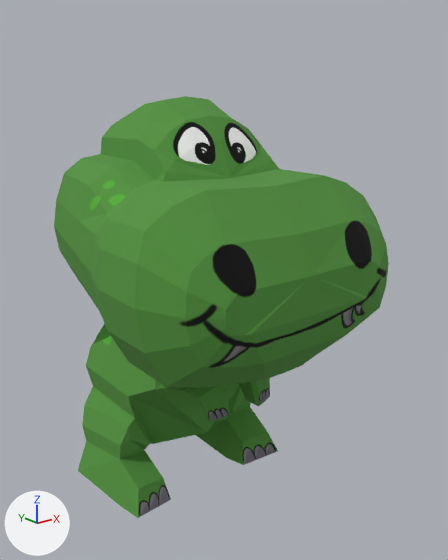
What one commit did to the Blender file gfx_src/3D_models/trex.blend.
Before and after are seen from a 50 mm camera at (-1.36, -2.0, 1.59) aimed at (0.05, -0.24, 0.89). The axes (+X, +Y, +Z) are drawn at lower left. The lights are the same throughout.

The first picture shows 'Trex'.
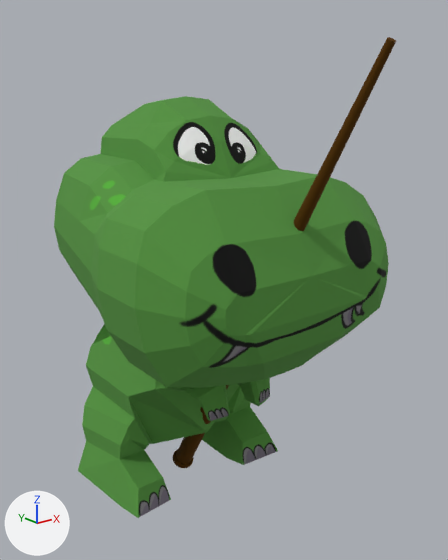
Where the change shows, as pixel boxes (x1, y1, x2, y2) in the pictures (448 x 560 px):
```json
{"object": "FishingRot", "change": "added", "after": [173, 37, 396, 468]}
```

Scene script edits in JSON lines:
```json
{"op": "add", "block": "mat_fishing_rot", "code": ["mat_fishing_rot = principled_material('Fishing Rot')", "mat_fishing_rot.base_color = (0.126, 0.0481, 0.0)  # brown #633e00", "mat_fishing_rot.metallic = 0.568", "mat_fishing_rot.roughness = 0.85", "mat_fishing_rot.specular_ior_level = 0.377"]}
{"op": "add", "block": "me_cylinder_001", "code": ["me_cylinder_001 = bpy.data.meshes.new('Cylinder.001')", "me_cylinder_001.from_pydata(...)  # 416 vertices, 386 faces; spans x -0.24..0.25, y -5.08..0.21, z -0.11..9.06", "me_cylinder_001.materials.append(mat_fishing_rot)  # brown #633e00"]}
{"op": "add", "block": "col_fishingrot", "code": ["col_fishingrot = bpy.data.collections.new('FishingRot')", "col_fishingrot.objects.link(ob_fishingrot_001)"]}
{"op": "add", "block": "ob_fishingrot", "code": ["ob_fishingrot = bpy.data.objects.new('FishingRot', None)", "ob_fishingrot.location = (0.0, 0.0, 0.0)", "ob_fishingrot.instance_type = 'COLLECTION'", "ob_fishingrot.instance_collection = col_fishingrot"]}
{"op": "add", "block": "ob_fishingrot_001", "code": ["ob_fishingrot_001 = bpy.data.objects.new('FishingRot.001', me_cylinder_001)", "ob_fishingrot_001.location = (0.0, 0.0, 0.0)", "ob_fishingrot_001.scale = (0.189, 0.189, 0.189)"]}
```
